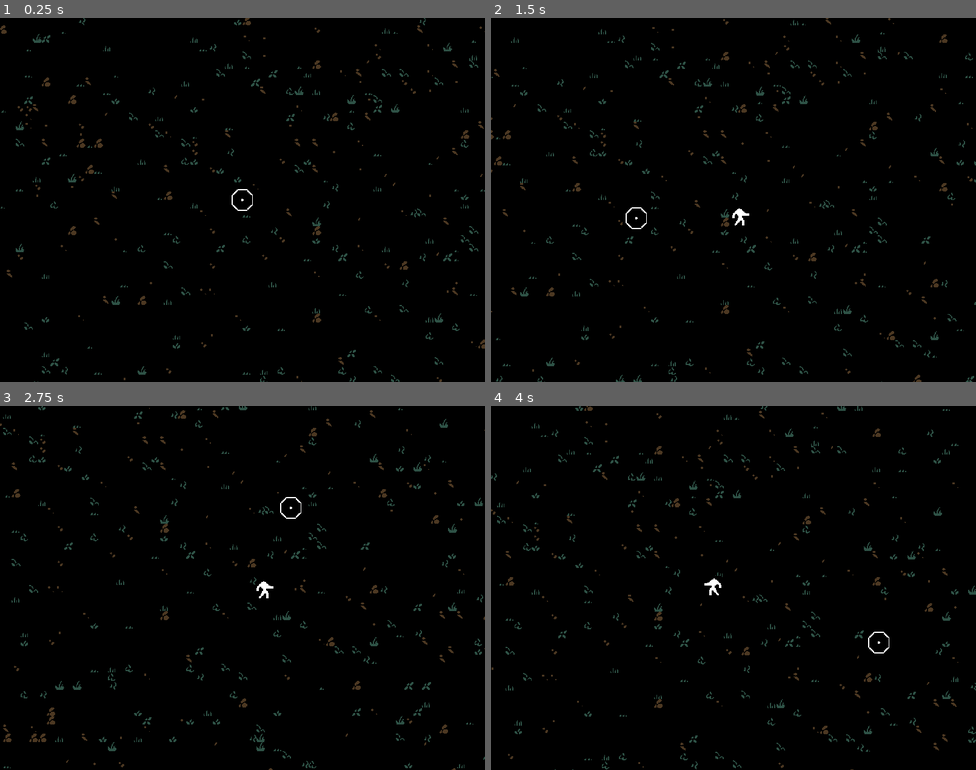
Above: before the commit, frames 1-4 (two rows, left to right).
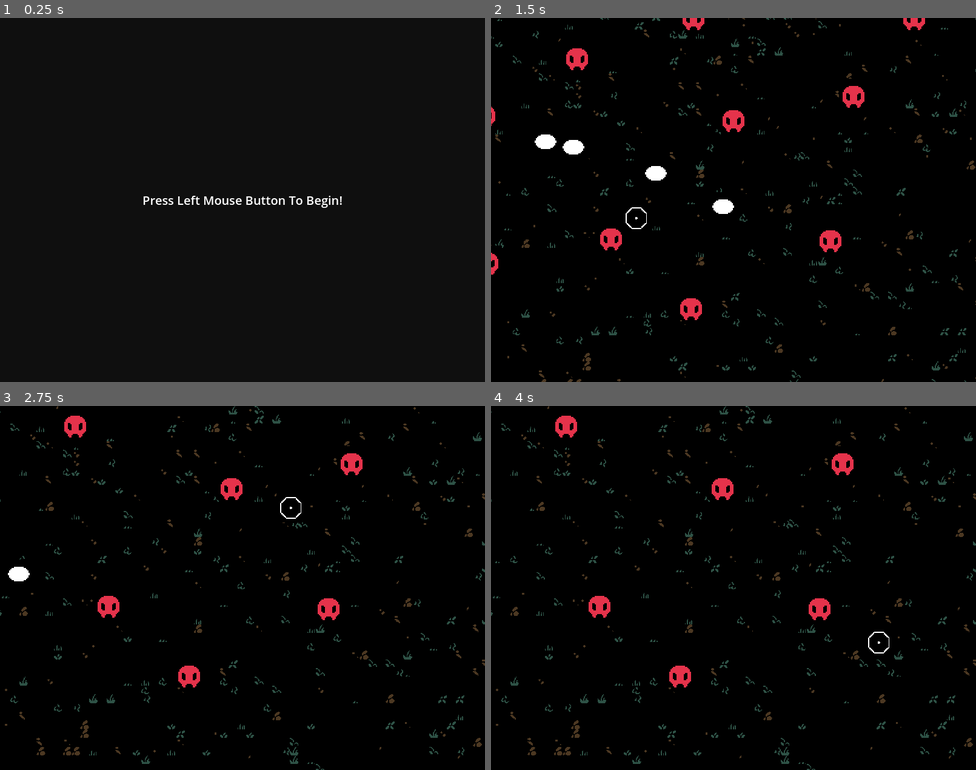
Above: after the commit, the same moments.

Repository: Dragonfoxing/the-last-stand
Game: Godot game, scene res://scenes/entry.tscn
Two runs of this game, one before a commit and one after it. Both use one fixed random seed, a clock stepped at 60 frames per second and the inputs below. Before the commit the project starts from res://main.tscn.
Inputs (mouse positions are in pixels of both pictures, inside the frame that each line leads up to):
- Up to frame 1 (0.25 s): no input
- Up to frame 2 (1.5 s): tap Enter (ui_accept) at 0.5, 0.77, 0.8, 1.07, 1.35 s; move the mouse to (840, 181) at 0.52 s; press the mouse at (840, 181) at 0.53 s; hold Right (ui_right) 0.53-1.28 s; move the mouse to (636, 218) at 1.27 s; release the mouse at (636, 218) at 1.28 s; hold Down (ui_down) from 1.28 s (still down)
- Up to frame 3 (2.75 s): tap Enter (ui_accept) at 1.52, 1.82, 2.3 s; click (145, 606) at 1.55 s; move the mouse to (291, 507) at 2.02 s; release Down (ui_down) at 2.03 s; press the mouse at (291, 507) at 2.03 s; hold Right (ui_right) from 2.03 s (still down)
- Up to frame 4 (4 s): move the mouse to (709, 660) at 2.77 s; release Right (ui_right) at 2.78 s; release the mouse at (709, 660) at 2.78 s; hold Up (ui_up) 2.78-3.53 s; click (709, 660) at 2.85 s; tap Enter (ui_accept) at 3.02, 3.32 s; move the mouse to (879, 642) at 3.52 s; hold Left (ui_left) from 3.53 s (still down); hold Enter (ui_accept) from 3.53 s (still down)

The runs differ from the first frame. In frame 1, 2.7% of the frame differs, in the area x 0-100%, y 0-100%; in frame 2, 6.2%; in frame 3, 5.8%; in frame 4, 5.6%.

Commit message:
DAY ONE COMMIT - now with loading screen.

Diff:
--- a/Camera2DFollowTarget.gd
+++ b/Camera2DFollowTarget.gd
@@ -5,4 +5,7 @@
 
 # Called every frame. 'delta' is the elapsed time since the previous frame.
 func _process(delta):
-	if(target.position != position): position = target.position
+	if(is_instance_valid(target)):
+		if(target.position != position): position = target.position
+	else:
+		set_process(false)
--- a/entities/enemy/enemy_exploder.tscn
+++ b/entities/enemy/enemy_exploder.tscn
@@ -1,12 +1,12 @@
-[gd_scene load_steps=2 format=3 uid="uid://de3u0snxvcuqh"]
+[gd_scene load_steps=2 format=3 uid="uid://00qkkh60opxb"]
 
-[ext_resource type="Texture2D" uid="uid://dxs3r8nms5a60" path="res://assets/MRMOTEXT x3 v1.1/MRMOTEXT-x3.png" id="1_t4ugv"]
+[ext_resource type="Texture2D" uid="uid://dxs3r8nms5a60" path="res://assets/MRMOTEXT x3 v1.1/MRMOTEXT-x3.png" id="1_t2uy2"]
 
-[node name="enemy_exploder_cloud" type="Node2D"]
+[node name="enemy_exploder" type="Node2D"]
 
 [node name="Sprite2D" type="Sprite2D" parent="."]
 modulate = Color(0.898039, 0.2, 0.294118, 1)
-texture = ExtResource("1_t4ugv")
+texture = ExtResource("1_t2uy2")
 region_enabled = true
-region_rect = Rect2(288, 216, 48, 48)
+region_rect = Rect2(96, 480, 24, 24)
 region_filter_clip_enabled = true
--- a/entities/enemy/enemy_exploder_cloud.tscn
+++ b/entities/enemy/enemy_exploder_cloud.tscn
@@ -1,12 +1,12 @@
-[gd_scene load_steps=2 format=3 uid="uid://00qkkh60opxb"]
+[gd_scene load_steps=2 format=3 uid="uid://de3u0snxvcuqh"]
 
 [ext_resource type="Texture2D" uid="uid://dxs3r8nms5a60" path="res://assets/MRMOTEXT x3 v1.1/MRMOTEXT-x3.png" id="1_t2uy2"]
 
-[node name="enemy_exploder" type="Node2D"]
+[node name="enemy_exploder_cloud" type="Node2D"]
 
 [node name="Sprite2D" type="Sprite2D" parent="."]
 modulate = Color(0.898039, 0.2, 0.294118, 1)
 texture = ExtResource("1_t2uy2")
 region_enabled = true
-region_rect = Rect2(96, 480, 24, 24)
+region_rect = Rect2(288, 216, 48, 48)
 region_filter_clip_enabled = true
--- /dev/null
+++ b/entities/enemy/enemy_follower.gd
@@ -0,0 +1,35 @@
+extends CharacterBody2D
+
+@export var target : Node2D
+@export var speed : int = 40
+# Called when the node enters the scene tree for the first time.
+func _ready():
+	set_meta("tag", "enemy")
+
+func _physics_process(delta):
+	if(is_instance_valid(target)):
+		var dir = target.position - position
+
+		# dir.normalized() would make this speed constant
+		# let's try it without! :D
+		velocity = dir * delta * speed
+
+		var collided = move_and_slide()
+
+		if(collided):
+			var count = get_slide_collision_count()
+
+			for i in count:
+				var col = get_slide_collision(i)
+
+				# Using set_meta to set tags, we can avoid getting full groups of objects
+				# and just check the object metadata for the tag we're looking for.
+
+				var collider = col.get_collider()
+
+				if(is_instance_valid(collider) and collider.get_meta("tag") == "player"):
+					queue_free()
+	else:
+		# if the player is dead, we stop processing physics.
+		# in more complicated cases, we want alternate behavior rather than this.
+		set_physics_process(false)
--- a/entities/enemy/enemy_follower.tscn
+++ b/entities/enemy/enemy_follower.tscn
@@ -1,8 +1,16 @@
-[gd_scene load_steps=2 format=3 uid="uid://dxricl6vt22rv"]
+[gd_scene load_steps=4 format=3 uid="uid://dxricl6vt22rv"]
 
+[ext_resource type="Script" path="res://entities/enemy/enemy_follower.gd" id="1_bv28l"]
 [ext_resource type="Texture2D" uid="uid://dxs3r8nms5a60" path="res://assets/MRMOTEXT x3 v1.1/MRMOTEXT-x3.png" id="1_iwgoo"]
 
-[node name="enemy_follower" type="Node2D"]
+[sub_resource type="CircleShape2D" id="CircleShape2D_ibwbn"]
+
+[node name="enemy_follower" type="CharacterBody2D" groups=["enemy"]]
+script = ExtResource("1_bv28l")
+
+[node name="CollisionShape2D" type="CollisionShape2D" parent="."]
+position = Vector2(0, 3)
+shape = SubResource("CircleShape2D_ibwbn")
 
 [node name="Sprite2D" type="Sprite2D" parent="."]
 modulate = Color(0.898039, 0.2, 0.294118, 1)
--- /dev/null
+++ b/entities/player/bullet.gd
@@ -0,0 +1,21 @@
+extends CharacterBody2D
+
+const speed : int = 80
+
+func _ready():
+	pass
+
+func _physics_process(delta):
+	velocity = Vector2.LEFT * delta * speed * 100
+
+	var collided = move_and_slide()
+
+	if(collided):
+		var count = get_slide_collision_count()
+
+		for i in count:
+			var collision = get_slide_collision(i)
+			var collider = collision.get_collider()
+
+			# do something with this profane knowledge
+	pass
--- /dev/null
+++ b/entities/player/bullet.tscn
@@ -0,0 +1,21 @@
+[gd_scene load_steps=4 format=3 uid="uid://b5chf187yxnk3"]
+
+[ext_resource type="Texture2D" uid="uid://dxs3r8nms5a60" path="res://assets/MRMOTEXT x3 v1.1/MRMOTEXT-x3.png" id="1_16cof"]
+[ext_resource type="Script" path="res://entities/player/bullet.gd" id="1_lj5qm"]
+
+[sub_resource type="CapsuleShape2D" id="CapsuleShape2D_54vnm"]
+radius = 6.0
+height = 18.0
+
+[node name="bullet" type="CharacterBody2D"]
+slide_on_ceiling = false
+script = ExtResource("1_lj5qm")
+
+[node name="Sprite2D" type="Sprite2D" parent="."]
+texture = ExtResource("1_16cof")
+region_enabled = true
+region_rect = Rect2(576, 408, 24, 24)
+
+[node name="CollisionShape2D" type="CollisionShape2D" parent="."]
+rotation = 1.5708
+shape = SubResource("CapsuleShape2D_54vnm")
--- a/entities/player/player.gd
+++ b/entities/player/player.gd
@@ -1,17 +1,31 @@
-extends Node2D
+extends CharacterBody2D
 
 @export var width : int = 8
 @export var height : int = 8
+
+@export var speed : int = 80
 
 @export var limit : Vector2 = Vector2(800, 600)
 
 @export var sprite : Sprite2D
 
+@export var bullet_prefab : PackedScene
+
 var right : bool = false;
-# Called when the node enters the scene tree for the first time.
+
 func _ready():
-	pass # Replace with function body.
+	set_meta("tag", "player")
 
+func _input(event):
+	if(event.is_action_pressed("left_click") or event.is_action_pressed("ui_accept")):
+		spawn_bullet()
+	pass
+
+func spawn_bullet():
+	var bill : CharacterBody2D = bullet_prefab.instantiate()
+	bill.position = position
+	bill.set_meta("tag", "player")
+	owner.add_child(bill)
 
 # Called every frame. 'delta' is the elapsed time since the previous frame.
 func _physics_process(delta):
@@ -19,17 +33,28 @@
 		Input.get_axis("ui_left", "ui_right"),
 		Input.get_axis("ui_up", "ui_down"))
 
-	var moveDelta = (dir * delta * 100)
-	position += moveDelta
+	velocity = (dir.normalized() * delta * 100 * speed)
 
-	_check_flip_animation(moveDelta)
+	if move_and_slide(): _check_collisions()
+
+	_check_flip_animation()
 	_check_if_moving_to_limit()
 
-func _check_flip_animation(moveDelta):
-	if(!right && moveDelta.x > 0):
+func _check_collisions():
+	var count = get_slide_collision_count()
+
+	for i in count:
+		var col = get_slide_collision(i)
+		var collider = col.get_collider()
+
+		if(is_instance_valid(collider) && collider.has_meta("tag") && collider.get_meta("tag") == "enemy"):
+			queue_free()
+
+func _check_flip_animation():
+	if(!right && velocity.x > 0):
 		right = true
 		sprite.flip_h = right
-	elif(right && moveDelta.x < 0):
+	elif(right && velocity.x < 0):
 		right = false
 		sprite.flip_h = right
 
--- a/entities/player/player.tscn
+++ b/entities/player/player.tscn
@@ -1,14 +1,16 @@
-[gd_scene load_steps=4 format=3 uid="uid://dfbuxqaver7t1"]
+[gd_scene load_steps=5 format=3 uid="uid://dfbuxqaver7t1"]
 
 [ext_resource type="Script" path="res://entities/player/player.gd" id="1_clqcy"]
 [ext_resource type="Texture2D" uid="uid://dxs3r8nms5a60" path="res://assets/MRMOTEXT x3 v1.1/MRMOTEXT-x3.png" id="2_8etoc"]
+[ext_resource type="PackedScene" uid="uid://b5chf187yxnk3" path="res://entities/player/bullet.tscn" id="2_gb87y"]
 
 [sub_resource type="RectangleShape2D" id="RectangleShape2D_707yt"]
 size = Vector2(14, 14)
 
-[node name="Player" type="Node2D" node_paths=PackedStringArray("sprite")]
+[node name="Player" type="CharacterBody2D" node_paths=PackedStringArray("sprite") groups=["player"]]
 script = ExtResource("1_clqcy")
 sprite = NodePath("Sprites/Sprite2D")
+bullet_prefab = ExtResource("2_gb87y")
 
 [node name="Sprites" type="Node2D" parent="."]
 
@@ -19,8 +21,6 @@
 region_rect = Rect2(336, 600, 24, 24)
 region_filter_clip_enabled = true
 
-[node name="Area2D" type="Area2D" parent="."]
-
-[node name="CollisionShape2D" type="CollisionShape2D" parent="Area2D"]
+[node name="CollisionShape2D" type="CollisionShape2D" parent="."]
 position = Vector2(1, 1)
 shape = SubResource("RectangleShape2D_707yt")
--- a/main.tscn
+++ b/main.tscn
@@ -1,10 +1,12 @@
-[gd_scene load_steps=8 format=3 uid="uid://cbgtoctj4aif5"]
+[gd_scene load_steps=10 format=3 uid="uid://cbgtoctj4aif5"]
 
 [ext_resource type="Script" path="res://main.gd" id="1_epwk6"]
 [ext_resource type="PackedScene" uid="uid://dfbuxqaver7t1" path="res://entities/player/player.tscn" id="1_i15vm"]
 [ext_resource type="Texture2D" uid="uid://dxs3r8nms5a60" path="res://assets/MRMOTEXT x3 v1.1/MRMOTEXT-x3.png" id="3_n1g5c"]
 [ext_resource type="Script" path="res://Camera2DFollowTarget.gd" id="4_qb77m"]
 [ext_resource type="PackedScene" uid="uid://ckq5md7h0qdmq" path="res://entities/cursor/cursor_game.tscn" id="5_ur3us"]
+[ext_resource type="PackedScene" uid="uid://dxricl6vt22rv" path="res://entities/enemy/enemy_follower.tscn" id="6_8h6cr"]
+[ext_resource type="PackedScene" uid="uid://b5chf187yxnk3" path="res://entities/player/bullet.tscn" id="7_2s4yy"]
 
 [sub_resource type="TileSetAtlasSource" id="TileSetAtlasSource_diuv3"]
 texture = ExtResource("3_n1g5c")
@@ -171,3 +173,50 @@
 
 [node name="cursor_game" parent="." instance=ExtResource("5_ur3us")]
 position = Vector2(313, 264)
+
+[node name="bullet" parent="." instance=ExtResource("7_2s4yy")]
+position = Vector2(380, 302)
+
+[node name="enemy_follower" parent="." node_paths=PackedStringArray("target") instance=ExtResource("6_8h6cr")]
+position = Vector2(778, 87)
+target = NodePath("../Player")
+
+[node name="enemy_follower2" parent="." node_paths=PackedStringArray("target") instance=ExtResource("6_8h6cr")]
+position = Vector2(688, 202)
+target = NodePath("../Player")
+
+[node name="enemy_follower3" parent="." node_paths=PackedStringArray("target") instance=ExtResource("6_8h6cr")]
+position = Vector2(137, 231)
+target = NodePath("../Player")
+
+[node name="enemy_follower4" parent="." node_paths=PackedStringArray("target") instance=ExtResource("6_8h6cr")]
+position = Vector2(449, 87)
+target = NodePath("../Player")
+
+[node name="enemy_follower5" parent="." node_paths=PackedStringArray("target") instance=ExtResource("6_8h6cr")]
+position = Vector2(276, 146)
+target = NodePath("../Player")
+
+[node name="enemy_follower6" parent="." node_paths=PackedStringArray("target") instance=ExtResource("6_8h6cr")]
+position = Vector2(509, 239)
+target = NodePath("../Player")
+
+[node name="enemy_follower7" parent="." node_paths=PackedStringArray("target") instance=ExtResource("6_8h6cr")]
+position = Vector2(654, 418)
+target = NodePath("../Player")
+
+[node name="enemy_follower8" parent="." node_paths=PackedStringArray("target") instance=ExtResource("6_8h6cr")]
+position = Vector2(142, 451)
+target = NodePath("../Player")
+
+[node name="enemy_follower9" parent="." node_paths=PackedStringArray("target") instance=ExtResource("6_8h6cr")]
+position = Vector2(326, 415)
+target = NodePath("../Player")
+
+[node name="enemy_follower10" parent="." node_paths=PackedStringArray("target") instance=ExtResource("6_8h6cr")]
+position = Vector2(528, 419)
+target = NodePath("../Player")
+
+[node name="enemy_follower11" parent="." node_paths=PackedStringArray("target") instance=ExtResource("6_8h6cr")]
+position = Vector2(446, 519)
+target = NodePath("../Player")
--- a/project.godot
+++ b/project.godot
@@ -11,7 +11,7 @@
 [application]
 
 config/name="The Last Stand"
-run/main_scene="res://main.tscn"
+run/main_scene="res://scenes/entry.tscn"
 config/features=PackedStringArray("4.0", "GL Compatibility")
 config/icon="res://icon.svg"
 
@@ -25,8 +25,45 @@
 
 project/assembly_name="The Last Stand"
 
+[input]
+
+ui_left={
+"deadzone": 0.5,
+"events": [Object(InputEventKey,"resource_local_to_scene":false,"resource_name":"","device":0,"window_id":0,"alt_pressed":false,"shift_pressed":false,"ctrl_pressed":false,"meta_pressed":false,"pressed":false,"keycode":4194319,"physical_keycode":0,"key_label":0,"unicode":4194319,"echo":false,"script":null)
+, Object(InputEventJoypadButton,"resource_local_to_scene":false,"resource_name":"","device":0,"button_index":13,"pressure":0.0,"pressed":false,"script":null)
+, Object(InputEventKey,"resource_local_to_scene":false,"resource_name":"","device":-1,"window_id":0,"alt_pressed":false,"shift_pressed":false,"ctrl_pressed":false,"meta_pressed":false,"pressed":false,"keycode":0,"physical_keycode":65,"key_label":0,"unicode":97,"echo":false,"script":null)
+]
+}
+ui_right={
+"deadzone": 0.5,
+"events": [Object(InputEventKey,"resource_local_to_scene":false,"resource_name":"","device":0,"window_id":0,"alt_pressed":false,"shift_pressed":false,"ctrl_pressed":false,"meta_pressed":false,"pressed":false,"keycode":4194321,"physical_keycode":0,"key_label":0,"unicode":4194321,"echo":false,"script":null)
+, Object(InputEventJoypadButton,"resource_local_to_scene":false,"resource_name":"","device":0,"button_index":14,"pressure":0.0,"pressed":false,"script":null)
+, Object(InputEventKey,"resource_local_to_scene":false,"resource_name":"","device":-1,"window_id":0,"alt_pressed":false,"shift_pressed":false,"ctrl_pressed":false,"meta_pressed":false,"pressed":false,"keycode":0,"physical_keycode":68,"key_label":0,"unicode":100,"echo":false,"script":null)
+]
+}
+ui_up={
+"deadzone": 0.5,
+"events": [Object(InputEventKey,"resource_local_to_scene":false,"resource_name":"","device":0,"window_id":0,"alt_pressed":false,"shift_pressed":false,"ctrl_pressed":false,"meta_pressed":false,"pressed":false,"keycode":4194320,"physical_keycode":0,"key_label":0,"unicode":4194320,"echo":false,"script":null)
+, Object(InputEventJoypadButton,"resource_local_to_scene":false,"resource_name":"","device":0,"button_index":11,"pressure":0.0,"pressed":false,"script":null)
+, Object(InputEventKey,"resource_local_to_scene":false,"resource_name":"","device":-1,"window_id":0,"alt_pressed":false,"shift_pressed":false,"ctrl_pressed":false,"meta_pressed":false,"pressed":false,"keycode":0,"physical_keycode":87,"key_label":0,"unicode":119,"echo":false,"script":null)
+]
+}
+ui_down={
+"deadzone": 0.5,
+"events": [Object(InputEventKey,"resource_local_to_scene":false,"resource_name":"","device":0,"window_id":0,"alt_pressed":false,"shift_pressed":false,"ctrl_pressed":false,"meta_pressed":false,"pressed":false,"keycode":4194322,"physical_keycode":0,"key_label":0,"unicode":4194322,"echo":false,"script":null)
+, Object(InputEventJoypadButton,"resource_local_to_scene":false,"resource_name":"","device":0,"button_index":12,"pressure":0.0,"pressed":false,"script":null)
+, Object(InputEventKey,"resource_local_to_scene":false,"resource_name":"","device":-1,"window_id":0,"alt_pressed":false,"shift_pressed":false,"ctrl_pressed":false,"meta_pressed":false,"pressed":false,"keycode":0,"physical_keycode":83,"key_label":0,"unicode":115,"echo":false,"script":null)
+]
+}
+left_click={
+"deadzone": 0.5,
+"events": [Object(InputEventMouseButton,"resource_local_to_scene":false,"resource_name":"","device":-1,"window_id":0,"alt_pressed":false,"shift_pressed":false,"ctrl_pressed":false,"meta_pressed":false,"button_mask":0,"position":Vector2(0, 0),"global_position":Vector2(0, 0),"factor":1.0,"button_index":1,"pressed":false,"double_click":false,"script":null)
+]
+}
+
 [rendering]
 
 textures/canvas_textures/default_texture_filter=0
 renderer/rendering_method="gl_compatibility"
 renderer/rendering_method.mobile="gl_compatibility"
+environment/defaults/default_clear_color=Color(0.0588235, 0.0588235, 0.0588235, 1)
--- /dev/null
+++ b/scenes/entry.gd
@@ -0,0 +1,7 @@
+extends Node2D
+
+@export var play_scene : PackedScene
+
+func _input(event):
+	if(event.is_action_pressed("left_click")):
+		get_tree().change_scene_to_packed(play_scene)
--- /dev/null
+++ b/scenes/entry.tscn
@@ -0,0 +1,22 @@
+[gd_scene load_steps=4 format=3 uid="uid://5d54uvnlrvte"]
+
+[ext_resource type="Script" path="res://scenes/entry.gd" id="1_qvxhh"]
+[ext_resource type="PackedScene" uid="uid://cbgtoctj4aif5" path="res://main.tscn" id="2_6ymrb"]
+
+[sub_resource type="LabelSettings" id="LabelSettings_1x57c"]
+font_size = 20
+
+[node name="entry" type="Node2D"]
+script = ExtResource("1_qvxhh")
+play_scene = ExtResource("2_6ymrb")
+
+[node name="CenterContainer" type="CenterContainer" parent="."]
+offset_right = 800.0
+offset_bottom = 600.0
+
+[node name="Label" type="Label" parent="CenterContainer"]
+layout_mode = 2
+text = "Press Left Mouse Button To Begin!"
+label_settings = SubResource("LabelSettings_1x57c")
+horizontal_alignment = 1
+vertical_alignment = 1
